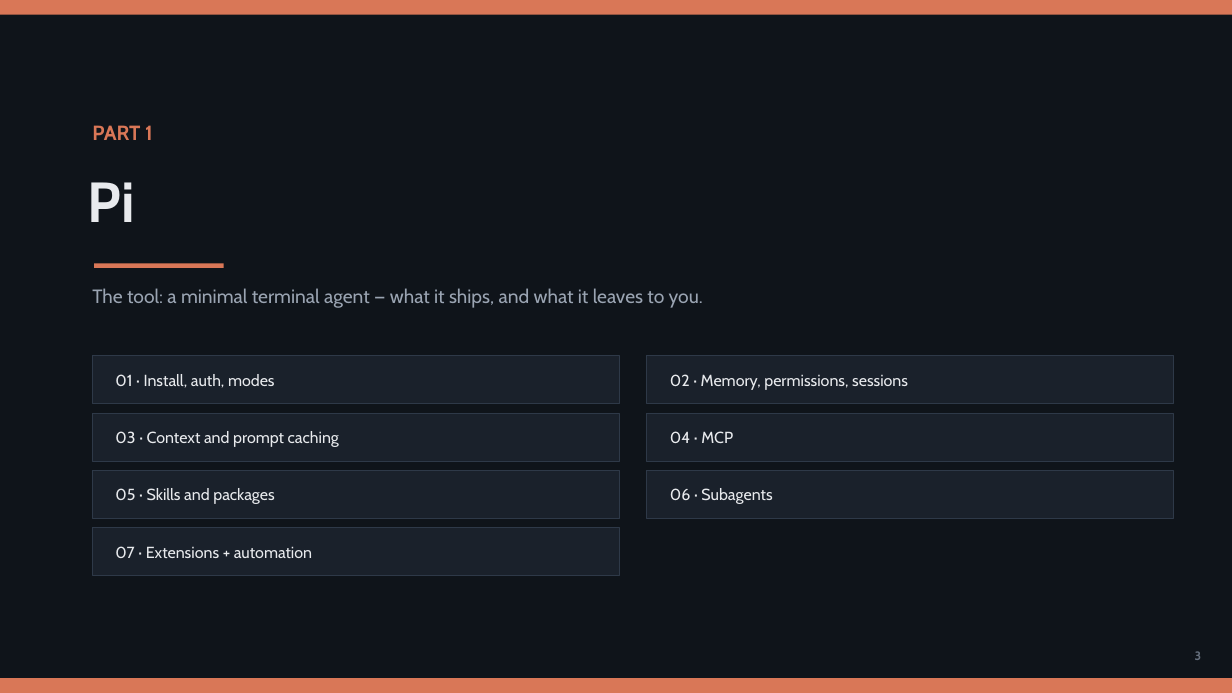
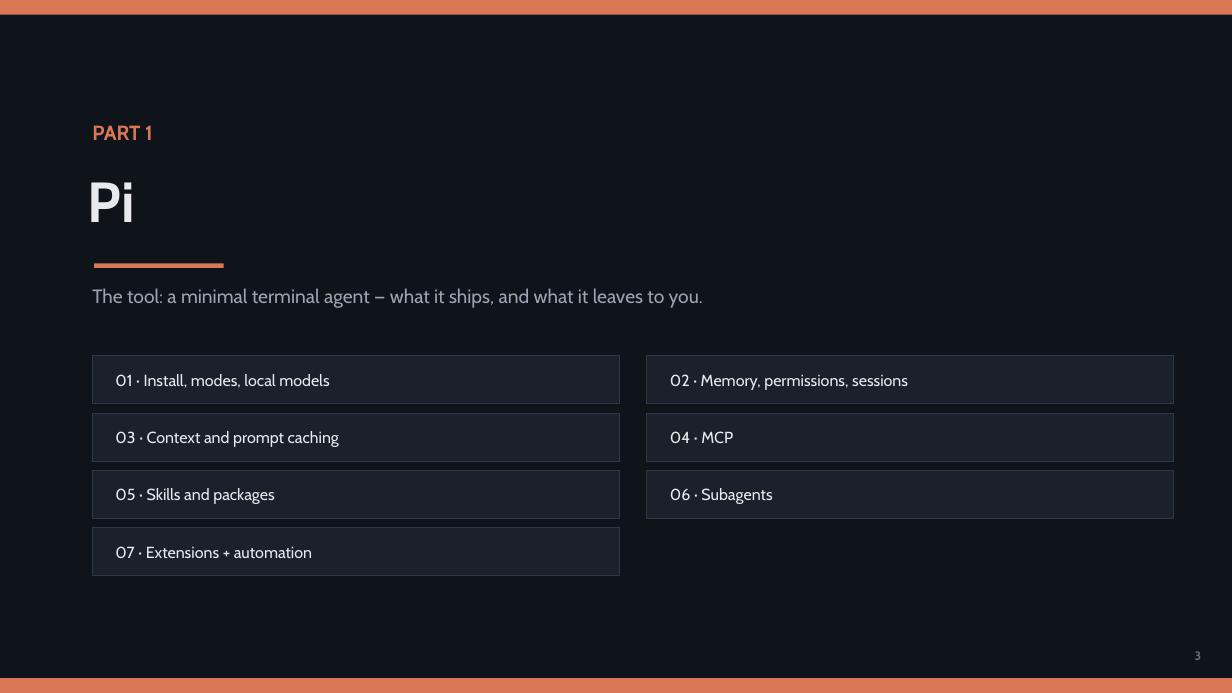
Before and after one commit to olonok69/pi_code_ml_engineer, a slide deck: slide 3 of presentation/Pi_Presentation.pptx. Drawn at 1232x693 pixels with LibreOffice and Linux fonts; fonts in the diff are those of the drawing. Boxes give left, top, right and bottom in pixels: in the first picture for what was removed or moved away, otherwise in the second. Text is boxed around its words. In the diff, an @@ line names an element or a change of style, - is before the commit and + after.

```diff
--- a/presentation/Pi_Presentation.pptx
+++ b/presentation/Pi_Presentation.pptx
@@ text at [115,374,329,388]: text changed @@
-01 · Install, auth, modes
+01 · Install, modes, local models
```
Also in this commit, not shown: 34 other slides changed, 1 slide added, 18 other files.
